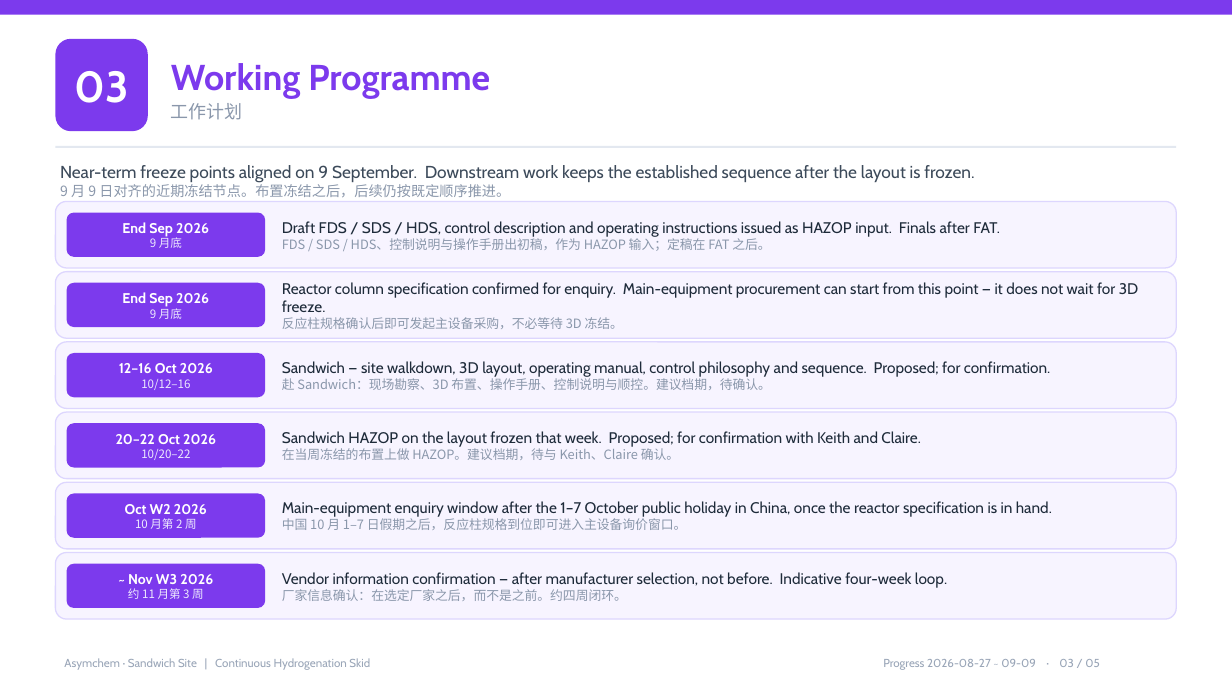
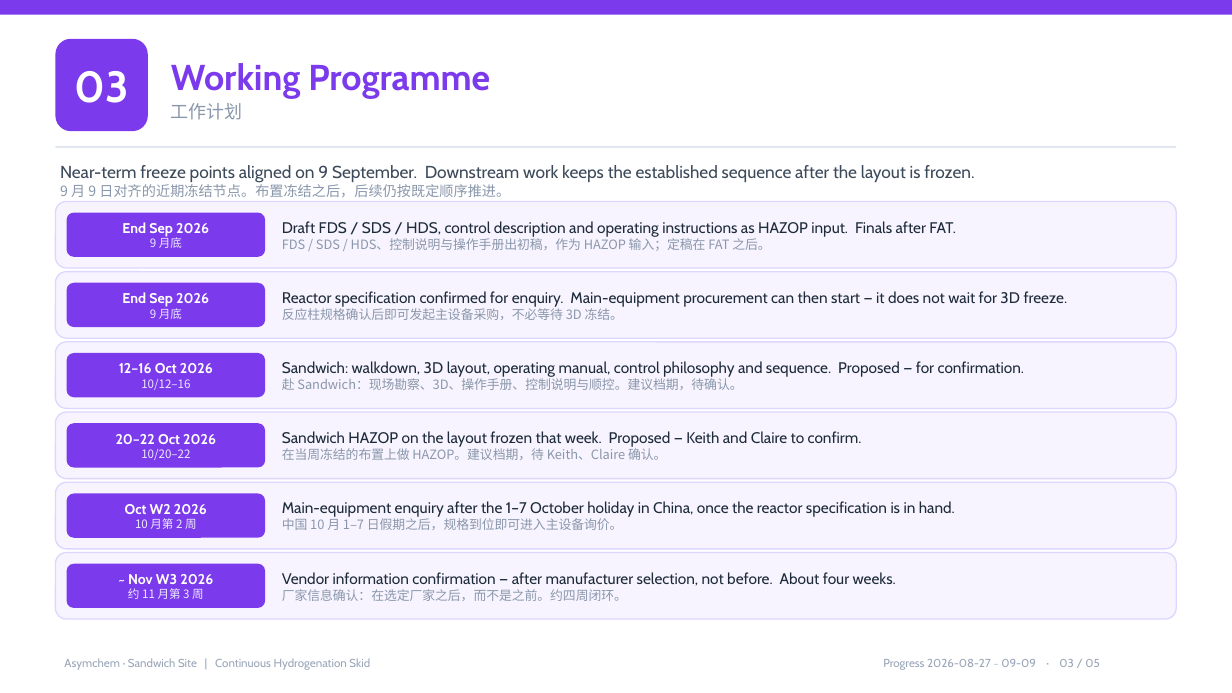
Before and after one commit to peterli0913/FlowHydro, a slide deck: slide 3 of Progress_Report_0909.pptx. Drawn at 1232x693 pixels with LibreOffice and Linux fonts; fonts in the diff are those of the drawing. Boxes give left, top, right and bottom in pixels: in the first picture for what was removed or moved away, otherwise in the second. Text is boxed around its words. In the diff, an @@ line names an element or a change of style, - is before the commit and + after.

```diff
--- a/Progress_Report_0909.pptx
+++ b/Progress_Report_0909.pptx
@@ text at (282,221,956,237): text changed @@
-Draft FDS / SDS / HDS, control description and operating instructions issued as HAZOP input. Finals after FAT.
+Draft FDS / SDS / HDS, control description and operating instructions as HAZOP input. Finals after FAT.
@@ text at (282,291,1068,307): text changed @@
-Reactor column specification confirmed for enquiry. Main-equipment procurement can start from this point — it does not wait for 3D freeze.
+Reactor specification confirmed for enquiry. Main-equipment procurement can then start — it does not wait for 3D freeze.
@@ text at (282,361,1024,390): text changed @@
-Sandwich — site walkdown, 3D layout, operating manual, control philosophy and sequence. Proposed; for confirmation.
-赴 Sandwich：现场勘察、3D 布置、操作手册、控制说明与顺控。建议档期，待确认。
+Sandwich: walkdown, 3D layout, operating manual, control philosophy and sequence. Proposed — for confirmation.
+赴 Sandwich：现场勘察、3D、操作手册、控制说明与顺控。建议档期，待确认。
@@ text at (282,431,862,460): text changed @@
-Sandwich HAZOP on the layout frozen that week. Proposed; for confirmation with Keith and Claire.
-在当周冻结的布置上做 HAZOP。建议档期，待与 Keith、Claire 确认。
+Sandwich HAZOP on the layout frozen that week. Proposed — Keith and Claire to confirm.
+在当周冻结的布置上做 HAZOP。建议档期，待 Keith、Claire 确认。
@@ text at (282,501,955,530): text changed @@
-Main-equipment enquiry window after the 1–7 October public holiday in China, once the reactor specification is in hand.
-中国 10 月 1–7 日假期之后，反应柱规格到位即可进入主设备询价窗口。
+Main-equipment enquiry after the 1–7 October holiday in China, once the reactor specification is in hand.
+中国 10 月 1–7 日假期之后，规格到位即可进入主设备询价。
@@ text at (282,572,896,585): text changed @@
-Vendor information confirmation — after manufacturer selection, not before. Indicative four-week loop.
+Vendor information confirmation — after manufacturer selection, not before. About four weeks.
```
Also in this commit, not shown: 4 other slides changed, 1 other file.
